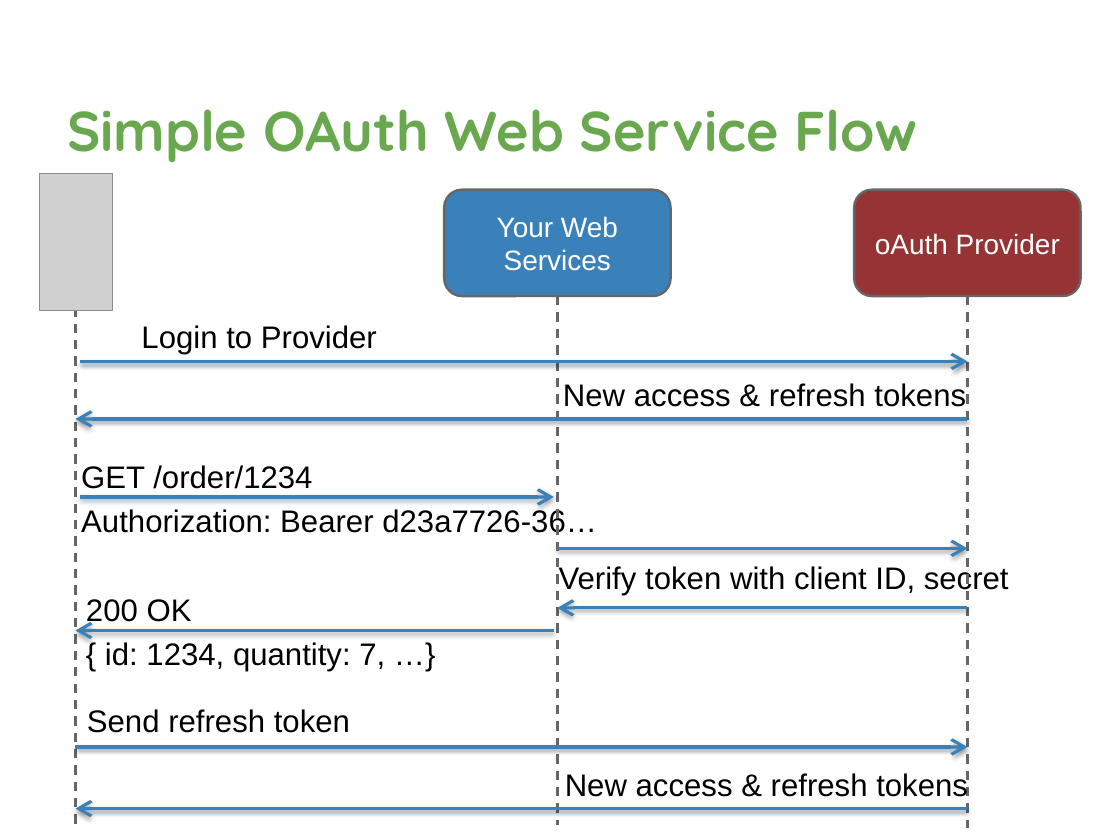
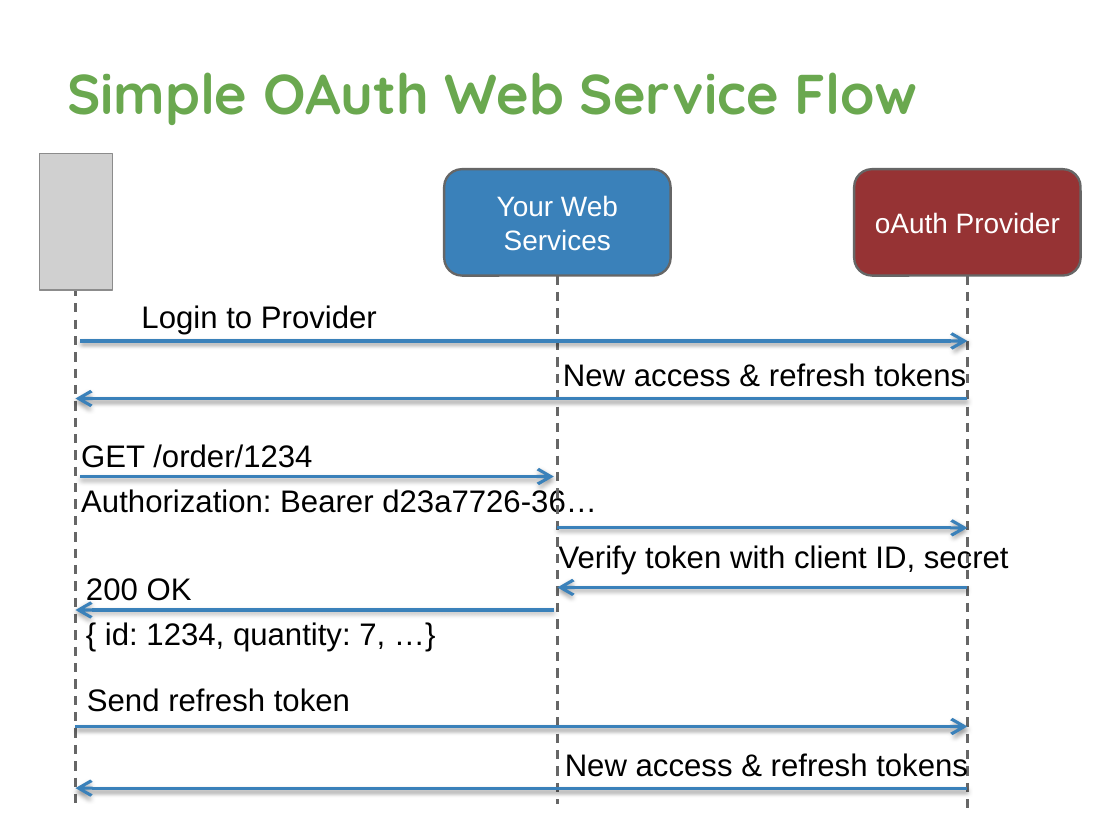
Before and after one commit to davetrux/gdgmidevfest-2017, a slide deck: slide 31 of MobileAuthWebWorld.pptx. Drawn at 1120x840 pixels with LibreOffice and Linux fonts; fonts in the diff are those of the drawing; grey boxes stand for pictures; background and template pictures are left out. Boxes give left, top, right and bottom in pixels: in the first picture for what was removed or moved away, otherwise in the second. Text is boxed around its words. In the diff, an @@ line names an element or a change of style, - is before the commit and + after.

```diff
--- a/MobileAuthWebWorld.pptx
+++ b/MobileAuthWebWorld.pptx
@@ title "Simple OAuth Web Service Flow": place and size @@
-title "Simple OAuth Web Service Flow" at <box>67,109,918,162</box>
+title "Simple OAuth Web Service Flow" at <box>67,72,918,125</box>
@@ 8 arrows, 7 texts, 3 lines, 2 rounded rectangles, 1 picture: place and size @@
-8 arrows, 7 texts, 3 lines, 2 rounded rectangles, 1 picture at <box>39,174,1081,829</box>
+8 arrows, 7 texts, 3 lines, 2 rounded rectangles, 1 picture at <box>39,153,1081,808</box>
```
Also in this commit, not shown: 11 other slides changed, 3 slides added, 1 slide removed.
